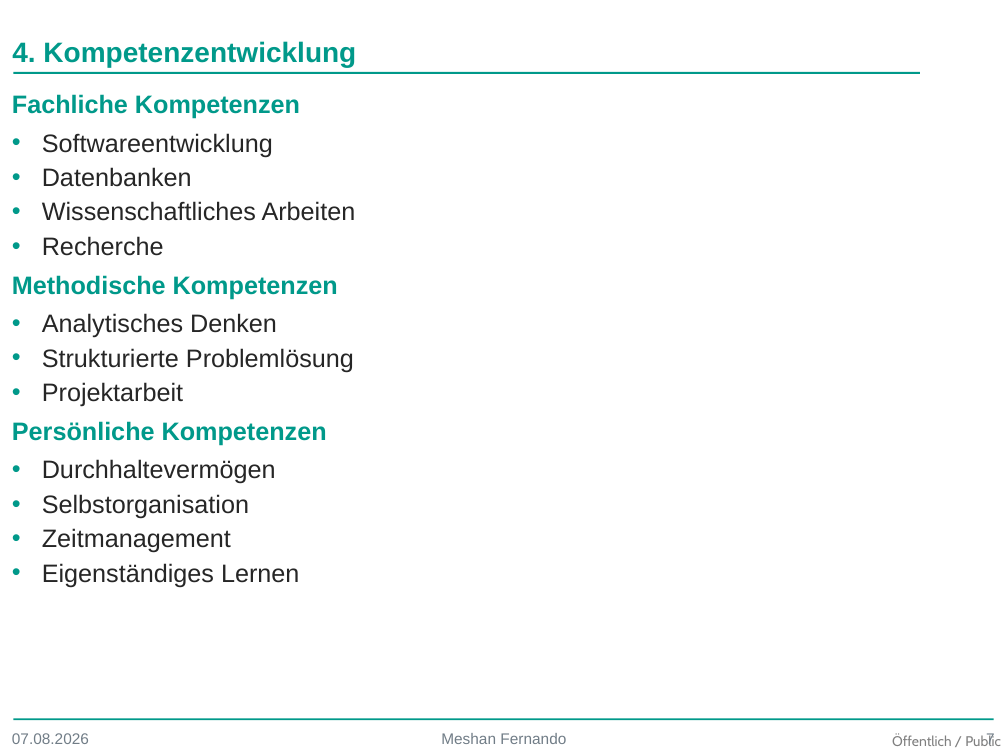
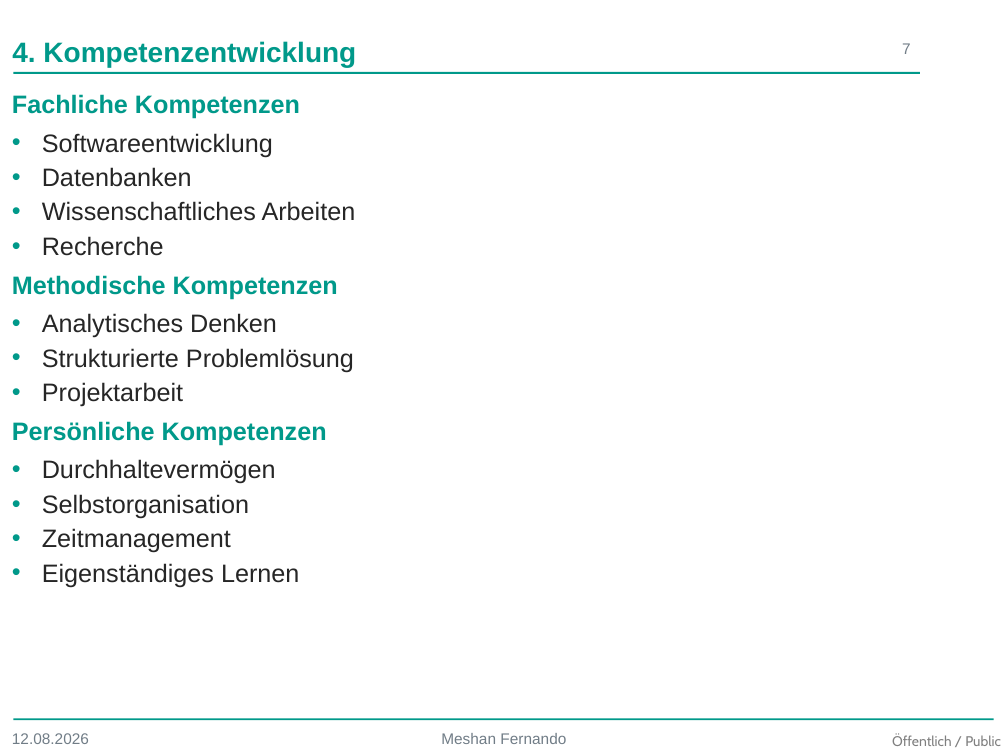
Before and after one commit to thejoker1236/BachlorsThesis, a slide deck: slide 7 of Presentation/TheoriePraxisTransfer.pptx. Drawn at 1008x756 pixels with LibreOffice and Linux fonts; fonts in the diff are those of the drawing; background and template pictures are left out. Boxes give left, top, right and bottom in pixels: in the first picture for what was removed or moved away, otherwise in the second. Text is boxed around its words. In the diff, an @@ line names an element or a change of style, - is before the commit and + after.

```diff
--- a/Presentation/TheoriePraxisTransfer.pptx
+++ b/Presentation/TheoriePraxisTransfer.pptx
@@ page number: place and size @@
-page number at [986, 733, 995, 746]
+page number at [902, 43, 911, 54]
@@ text at [12, 733, 89, 744]: text changed @@
-07.08.2026
+12.08.2026
```
Also in this commit, not shown: 6 other slides changed, 7 other files.
